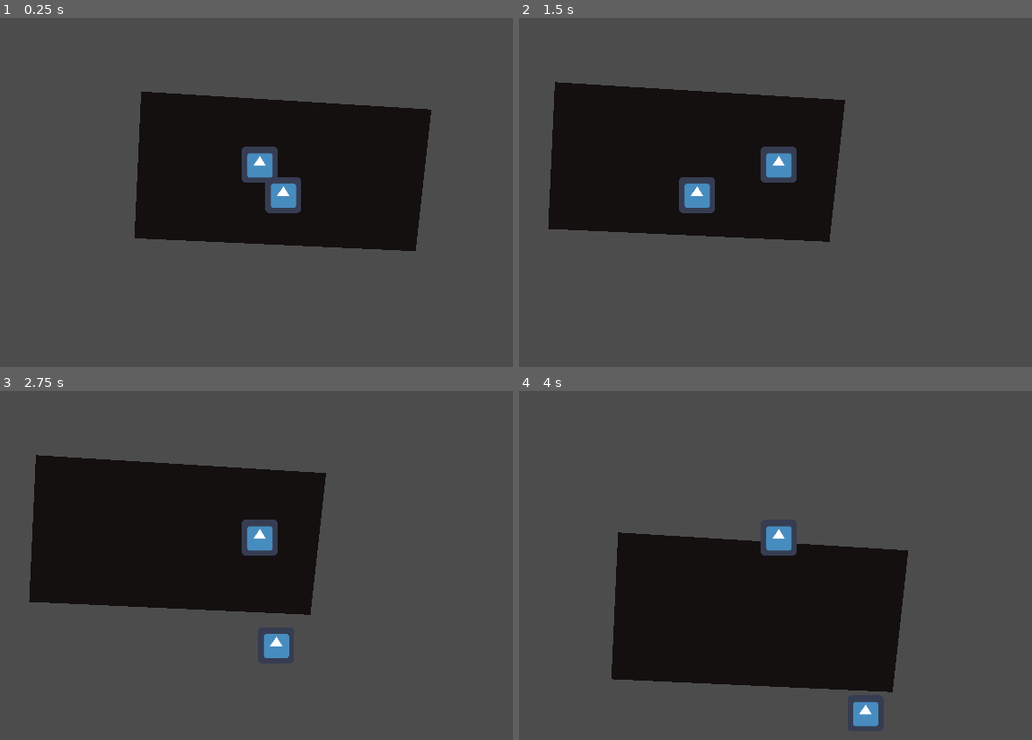
Above: before the commit, frames 1-4 (two rows, left to right).
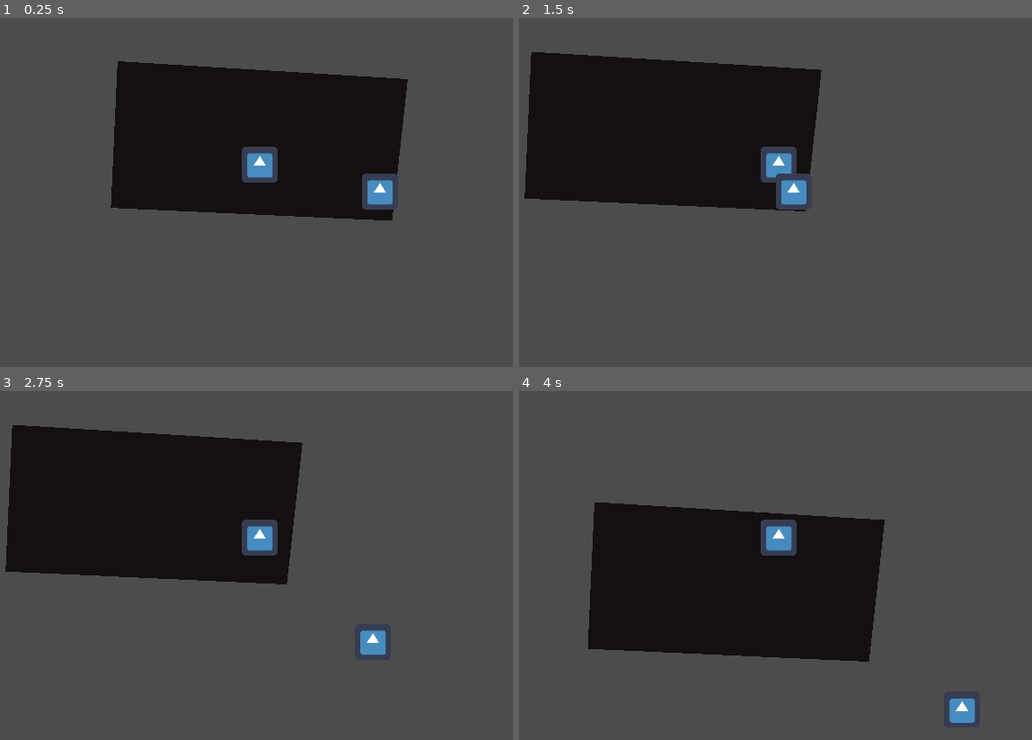
Above: after the commit, the same moments.

Repository: AlixBarreaux/game-jam-found-relic
Game: Godot game, scene res://scenes/levels/Level1.tscn
Two runs of this game, one before a commit and one after it. Both use one fixed random seed, a clock stepped at 60 frames per second and the inputs below. The engine's default icon, where the game draws it, is replaced by a stand-in: a white triangle on a blue panel in a dark square.
Inputs:
- Up to frame 1 (0.25 s): no input
- Up to frame 2 (1.5 s): tap Enter at 0.5 s; hold D (move_right) 0.53-1.28 s; tap E (interact) at 0.6 s; hold S (move_down) from 1.28 s (still down); tap Space (switch_characters) at 1.35 s
- Up to frame 3 (2.75 s): release S (move_down) at 2.03 s; hold D (move_right) from 2.03 s (still down); tap E (interact) at 2.1 s
- Up to frame 4 (4 s): release D (move_right) at 2.78 s; hold Z (move_up) 2.78-3.53 s; tap Space (switch_characters) at 2.85 s; hold Q (move_left) from 3.53 s (still down); tap E (interact) at 3.6 s

The runs differ from the first frame. In frame 1, 14% of the frame differs, in the area x 21-85%, y 12-67%; in frame 2, 14%; in frame 3, 13%; in frame 4, 13%.

Commit message:
Fix hero tagged as no controllable to NOT start as controllable on ready. Also add the camera switching groundwork

Diff:
--- a/scenes/creatures/heroes/Hero.tscn
+++ b/scenes/creatures/heroes/Hero.tscn
@@ -118,7 +118,6 @@
 script = ExtResource( 3 )
 
 [node name="Camera2D" type="Camera2D" parent="."]
-current = true
 script = ExtResource( 5 )
 
 [node name="Sprite" type="Sprite" parent="."]
--- a/scenes/creatures/heroes/hero_camera.gd
+++ b/scenes/creatures/heroes/hero_camera.gd
@@ -4,10 +4,24 @@
 
 # ----------------- DECLARE VARIABLES -----------------
 
-
+onready var hero: KinematicBody2D = self.get_parent()
 
 # ----------------- RUN CODE -----------------
 
+func _ready() -> void:
+	current = hero.is_controlled
+	print(current)
+	return
+
+# ----------------- DECLARE FUNCTIONS -----------------
 
 
-# ----------------- DECLARE FUNCTIONS -----------------
+func initialize_signals() -> void:
+	Events.connect("controlled_hero_switched", self, "on_controlled_hero_switched")
+	return
+
+
+func on_controlled_hero_switched() -> void:
+	clear_current()
+	current = hero.is_controlled
+	return
--- a/scenes/levels/Level.tscn
+++ b/scenes/levels/Level.tscn
@@ -20,16 +20,16 @@
 [node name="Heroes" type="Node" parent="Creatures"]
 
 [node name="Hero" parent="Creatures/Heroes" instance=ExtResource( 2 )]
+position = Vector2( 45, 44 )
 
-[node name="AnimationTree" parent="Creatures/Heroes/Hero" index="5"]
+[node name="AnimationTree" parent="Creatures/Heroes/Hero" index="6"]
 parameters/playback = SubResource( 1 )
 
 [node name="Hero2" parent="Creatures/Heroes" instance=ExtResource( 2 )]
-
-[node name="PlayerController" parent="Creatures/Heroes/Hero2" index="2"]
+position = Vector2( 256, 102 )
 is_controlled = false
 
-[node name="AnimationTree" parent="Creatures/Heroes/Hero2" index="5"]
+[node name="AnimationTree" parent="Creatures/Heroes/Hero2" index="6"]
 parameters/playback = SubResource( 2 )
 
 [editable path="Creatures/Heroes/Hero"]
--- a/scenes/levels/Level1.tscn
+++ b/scenes/levels/Level1.tscn
@@ -13,10 +13,10 @@
 [node name="Hero" parent="Creatures/Heroes" index="0"]
 position = Vector2( 42, 54 )
 
-[node name="AnimationTree" parent="Creatures/Heroes/Hero" index="5"]
+[node name="AnimationTree" parent="Creatures/Heroes/Hero" index="6"]
 parameters/playback = SubResource( 1 )
 
-[node name="AnimationTree" parent="Creatures/Heroes/Hero2" index="5"]
+[node name="AnimationTree" parent="Creatures/Heroes/Hero2" index="6"]
 parameters/playback = SubResource( 2 )
 
 [node name="Plates" parent="." index="2" instance=ExtResource( 3 )]
--- a/scripts/creatures/heroes/hero.gd
+++ b/scripts/creatures/heroes/hero.gd
@@ -4,6 +4,7 @@
 
 # ----------------- DECLARE VARIABLES -----------------
 
+export var is_controlled: bool = true
 
 export var speed: float = 250.0
 
--- a/scripts/player_controller.gd
+++ b/scripts/player_controller.gd
@@ -8,9 +8,9 @@
 # ----------------- DECLARE VARIABLES -----------------
 
 
-export var is_controlled: bool = true
 
-onready var parent_node: KinematicBody2D = self.get_parent()
+
+onready var hero: KinematicBody2D = self.get_parent()
 
 
 # ----------------- RUN CODE -----------------
@@ -19,20 +19,19 @@
 func _ready() -> void:
 	self.initialize_asserts()
 	self.initialize_signals()
-	self.initialize()
 	return
 
 
 func _physics_process(delta: float) -> void:
-	if not is_controlled:
+	if not hero.is_controlled:
 		return
 
-	parent_node.velocity = parent_node.move_and_slide(parent_node.velocity)
+	hero.velocity = hero.move_and_slide(hero.velocity)
 	return
 
 
 func _unhandled_input(_event: InputEvent) -> void:
-	if self.is_controlled:
+	if hero.is_controlled:
 		self.get_all_inputs()
 	return
 
@@ -42,17 +41,12 @@
 
 func initialize_asserts() -> void:
 	# The parent node must be a Hero! (Verified by name, change it if needed)
-	assert(parent_node is Hero)
+	assert(hero is Hero)
 	return
 
 
 func initialize_signals() -> void:
 	Events.connect("controlled_hero_switched", self, "on_controlled_hero_switched")
-	return
-
-
-func initialize() -> void:
-	self.toggle_enabled()
 	return
 
 
@@ -68,19 +62,19 @@
 
 
 func get_movement_input() -> void:
-	parent_node.direction = Vector2(0.0, 0.0)
-	parent_node.velocity = Vector2(0.0, 0.0)
+	hero.direction = Vector2(0.0, 0.0)
+	hero.velocity = Vector2(0.0, 0.0)
 
 	if Input.get_action_strength("move_left"):
-		parent_node.direction.x = -1
+		hero.direction.x = -1
 	if Input.get_action_strength("move_right"):
-		parent_node.direction.x = 1
+		hero.direction.x = 1
 	if Input.get_action_strength("move_up"):
-		parent_node.direction.y = -1
+		hero.direction.y = -1
 	if Input.get_action_strength("move_down"):
-		parent_node.direction.y = 1
+		hero.direction.y = 1
 
-	parent_node.velocity = parent_node.direction.normalized() * parent_node.speed
+	hero.velocity = hero.direction.normalized() * hero.speed
 	return
 
 
@@ -91,7 +85,6 @@
 
 
 func toggle_enabled() -> void:
-	self.is_controlled = !self.is_controlled
-	self.set_process_unhandled_input(is_controlled)
-	print("Toggle enabled result: ", self.is_processing_unhandled_input())
+	hero.is_controlled = !hero.is_controlled
+	self.set_process_unhandled_input(hero.is_controlled)
 	return
